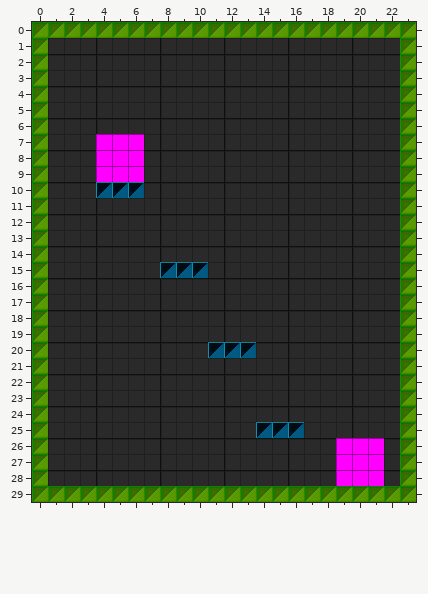
Tiled map -- src/Assets/Prototype/Scenes/three_rooms_shaft.tmx. Above is the file before it was changed.
Cells are 16x16 px. Shown: x 0..23, y 0..29.
The result:
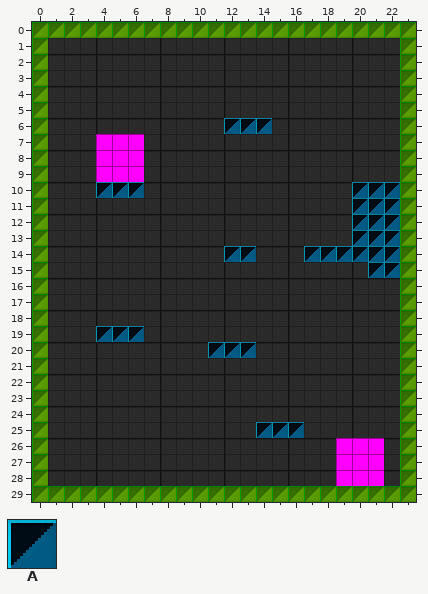
Key: from "blocks_16x16": A 132.
_ is an empty cell, . an unchanged one.
The edit:
--- layer "Real Platforms"
@@ x 12..14 @@
- 6 ___
+ 6 AAA
@@ x 8..22 @@
-10 ............___
-11 ............___
-12 ............___
-13 ............___
-14 ....__...______
-15 AAA..........__
+10 ............AAA
+11 ............AAA
+12 ............AAA
+13 ............AAA
+14 ....AA...AAAAAA
+15 ___..........AA
@@ x 4..6 @@
-19 ___
+19 AAA
